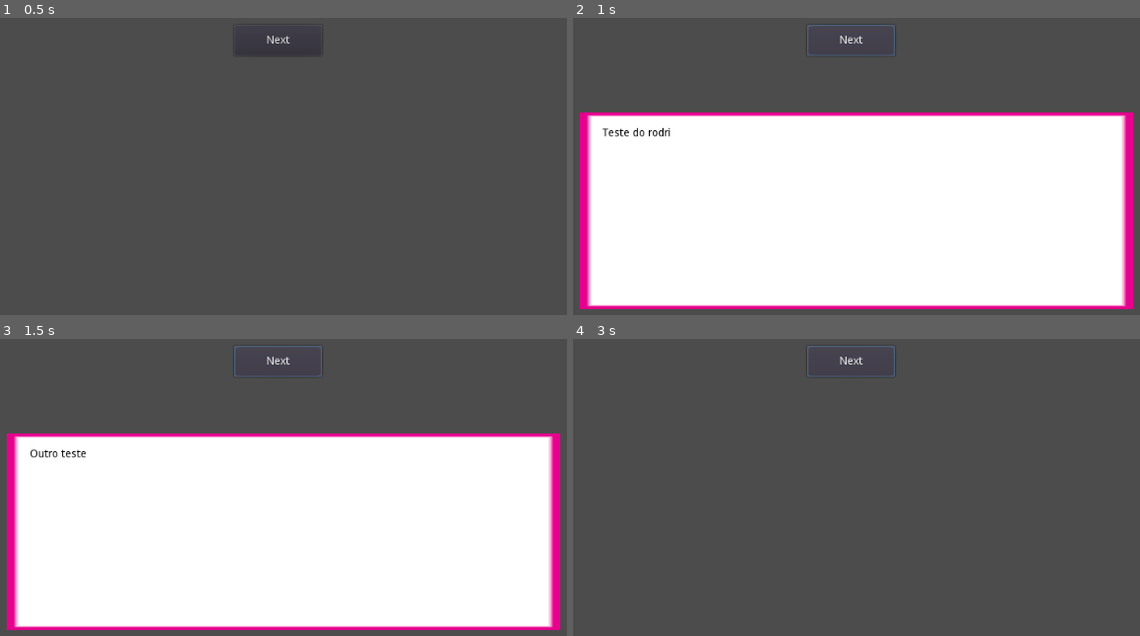
Above: before the commit, frames 1-4 (two rows, left to right).
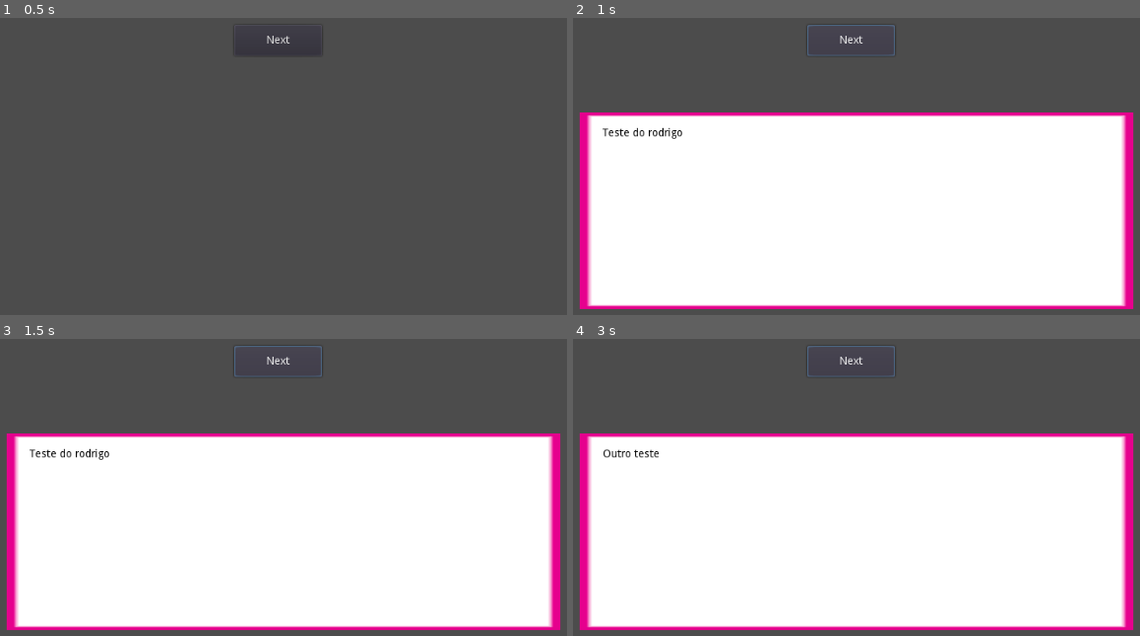
Above: after the commit, the same moments.

Repository: alt-romes/madjam-2021
Game: Godot game, scene res://dialogues/ExampleScene.tscn
Same seed, same stepped clock (60 frames per second), same inputs: the game is played once before the commit and once after it. The project has no main scene, so this scene is started directly.
Inputs:
- Up to frame 1 (0.5 s): no input
- Up to frame 2 (1 s): click "Next" at 0.5 s
- Up to frame 3 (1.5 s): click "Next" at 1.25 s
- Up to frame 4 (3 s): tap Enter (ui_accept) at 2, 2.27, 2.75 s; hold Right (ui_right) 2.03-2.78 s; hold Down (ui_down) from 2.78 s (still down)

Frame 1 is identical in both runs. In frame 2, less than 0.1% of the frame differs, in the area x 17-20%, y 37-41%; in frame 3, 0.2%; in frame 4, 65%, in the area x 1-99%, y 31-99%.

Commit message:
Wait for animation to end to skip dialogue

Diff:
--- a/dialogues/Dialogue.tscn
+++ b/dialogues/Dialogue.tscn
@@ -12,7 +12,7 @@
 tracks/0/imported = false
 tracks/0/enabled = true
 tracks/0/keys = {
-"times": PoolRealArray( 0, 0.5 ),
+"times": PoolRealArray( 0, 0.4 ),
 "transitions": PoolRealArray( 1, 1 ),
 "update": 0,
 "values": [ 0.0, 1.0 ]
@@ -60,7 +60,6 @@
 size_flags_vertical = 3
 custom_colors/font_color = Color( 0, 0, 0, 1 )
 text = "What"
-percent_visible = 0.0
 
 [node name="AnimationPlayer" type="AnimationPlayer" parent="Control/Box/MarginContainer/Text"]
 "anims/Text Animation" = SubResource( 1 )
--- a/dialogues/DialogueController.gd
+++ b/dialogues/DialogueController.gd
@@ -27,14 +27,15 @@
 	_display_next_sentence()
 
 func _display_next_sentence():
-	if (current_dialogue.has_sentence(current_sentence)):
-		# Dialogue has more sentences to display
-		dialogue_text.text = current_dialogue.get_sentence(current_sentence)
-		current_sentence += 1
-		dialogue_text_animp.play("Text Animation")
-	else:
-		# Dialogue has ended
-		_end_dialogue()
+	if !dialogue_text_animp.is_playing():
+		if (current_dialogue.has_sentence(current_sentence)):
+			# Dialogue has more sentences to display
+			dialogue_text.text = current_dialogue.get_sentence(current_sentence)
+			current_sentence += 1
+			dialogue_text_animp.play("Text Animation")
+		else:
+			# Dialogue has ended
+			_end_dialogue()
 
 func _end_dialogue():
 	dialogue_box.visible = false
